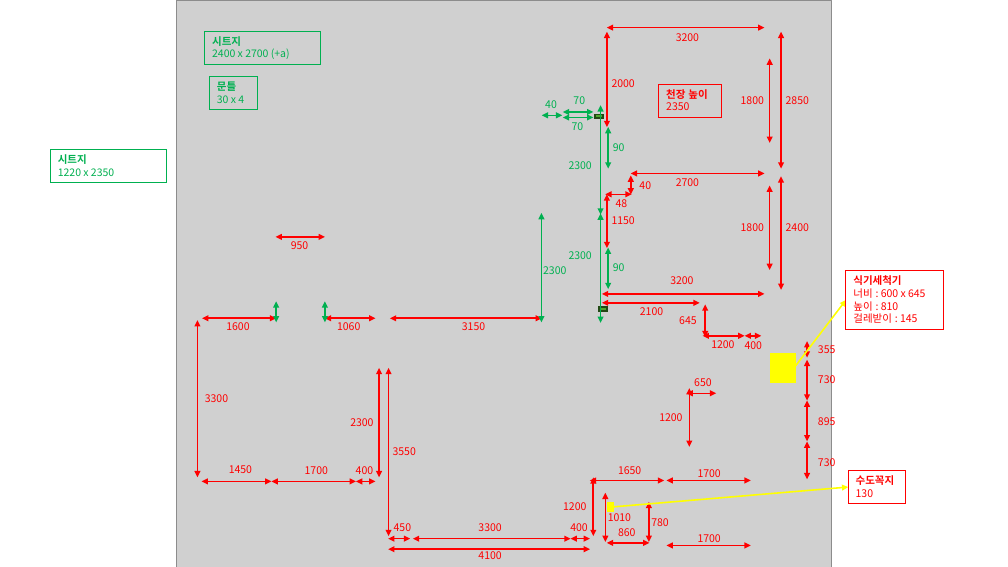
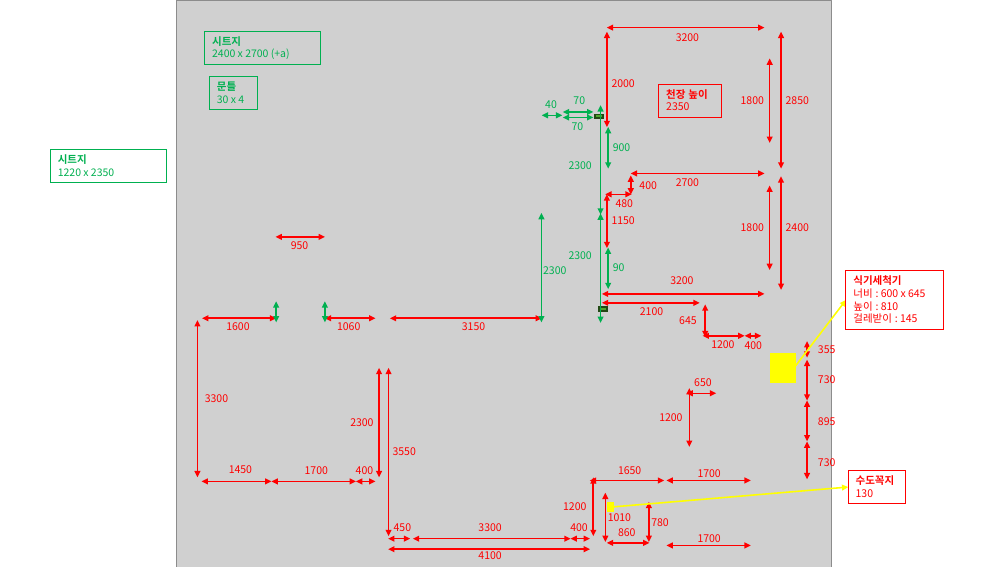
Before and after one commit to saewon1000/csw, a slide deck: slide 2 of 부동산/가온마을9단지.pptx (slide 1 before the commit). Drawn at 1008x567 pixels with LibreOffice and Linux fonts; fonts in the diff are those of the drawing; grey boxes stand for pictures. Boxes give left, top, right and bottom in pixels: in the first picture for what was removed or moved away, otherwise in the second. Text is boxed around its words. In the diff, an @@ line names an element or a change of style, - is before the commit and + after.

```diff
--- a/부동산/가온마을9단지.pptx
+++ b/부동산/가온마을9단지.pptx
@@ text at bbox=[613, 143, 630, 151]: text changed @@
-90
+900
@@ text at bbox=[616, 199, 633, 207]: text changed @@
-48
+480
@@ text at bbox=[639, 181, 656, 189]: text changed @@
-40
+400
```
Also in this commit, not shown: 1 slide added.
